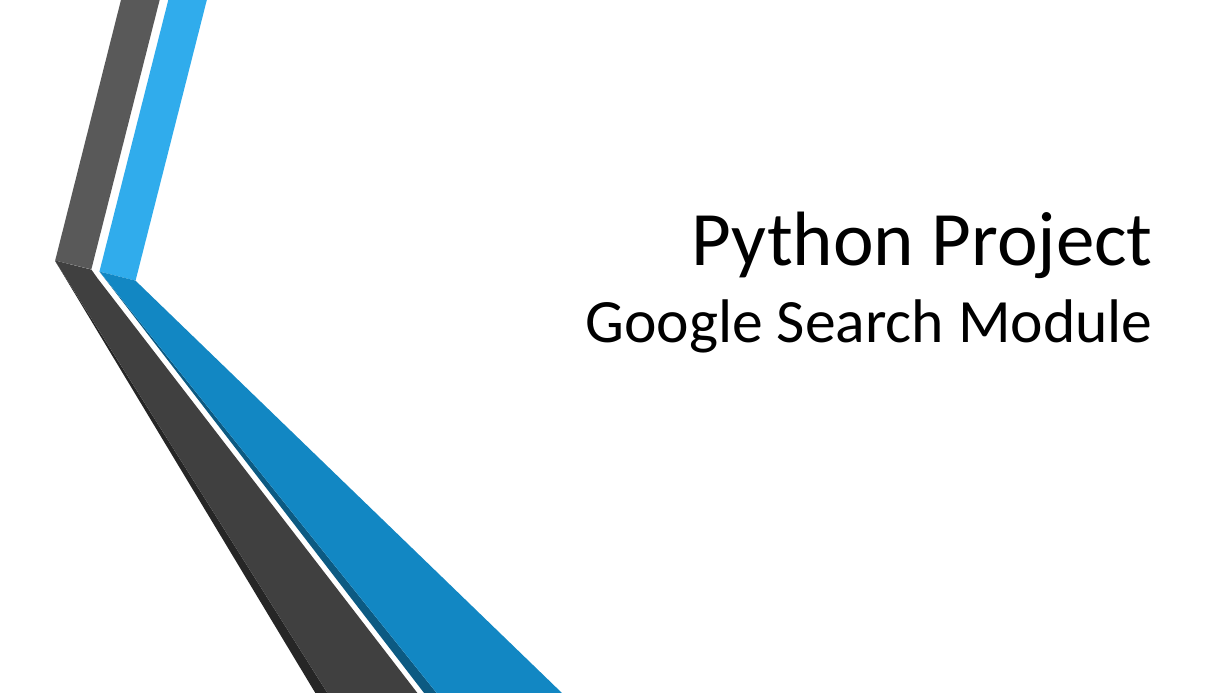
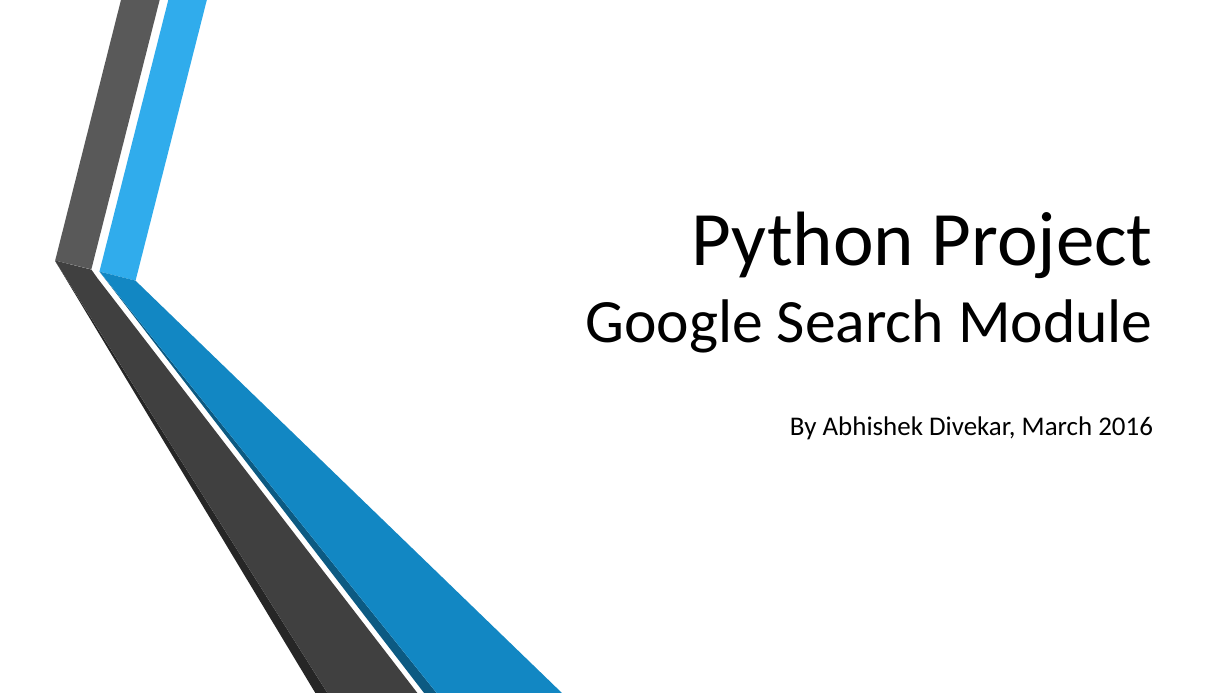
Before and after one commit to ARDivekar/SearchDistribute, a slide deck: slide 1 of Explanation and metrics for project GoogleSearch.pptx. Drawn at 1232x693 pixels with LibreOffice and Linux fonts; fonts in the diff are those of the drawing; background and template pictures are left out. Boxes give left, top, right and bottom in pixels: in the first picture for what was removed or moved away, otherwise in the second. Text is boxed around its words. In the diff, an @@ line names an element or a change of style, - is before the commit and + after.

Commit message:
Change ppt

```diff
--- a/Explanation and metrics for project GoogleSearch.pptx
+++ b/Explanation and metrics for project GoogleSearch.pptx
@@ subtitle added at (790,416,1153,440), 21 pt, text #000000 @@
+By Abhishek Divekar, March 2016
```
